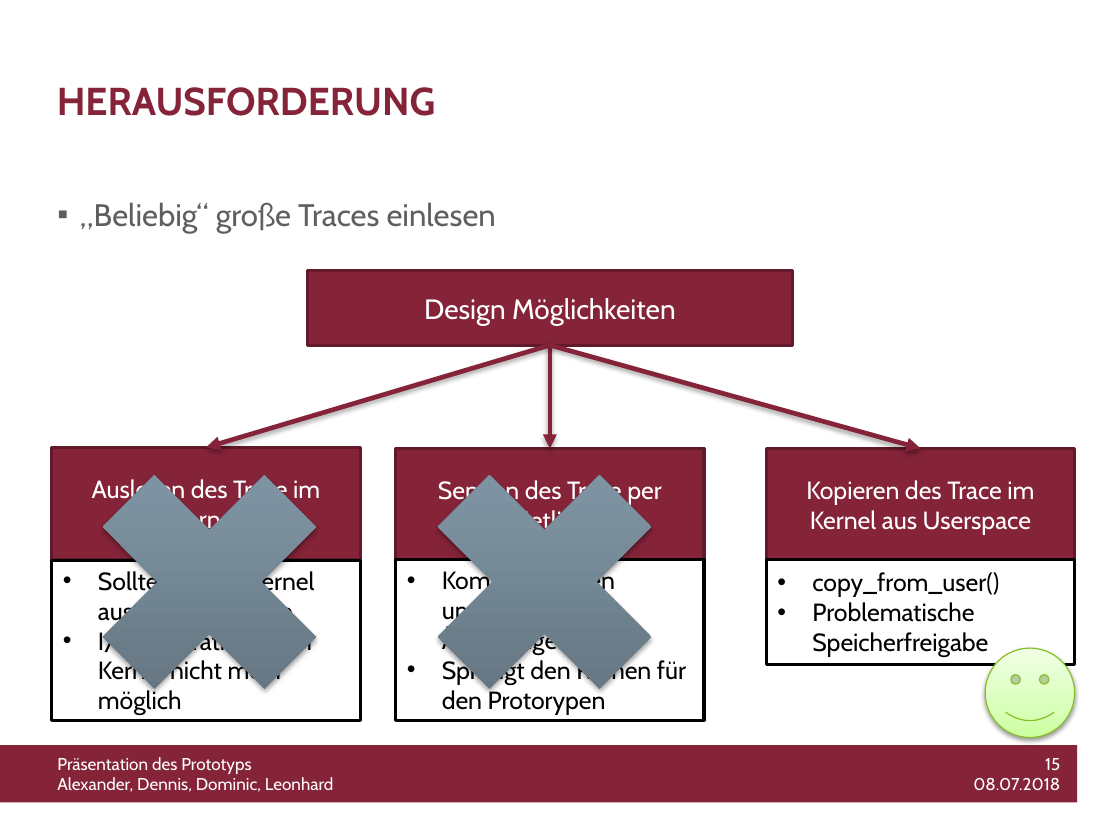
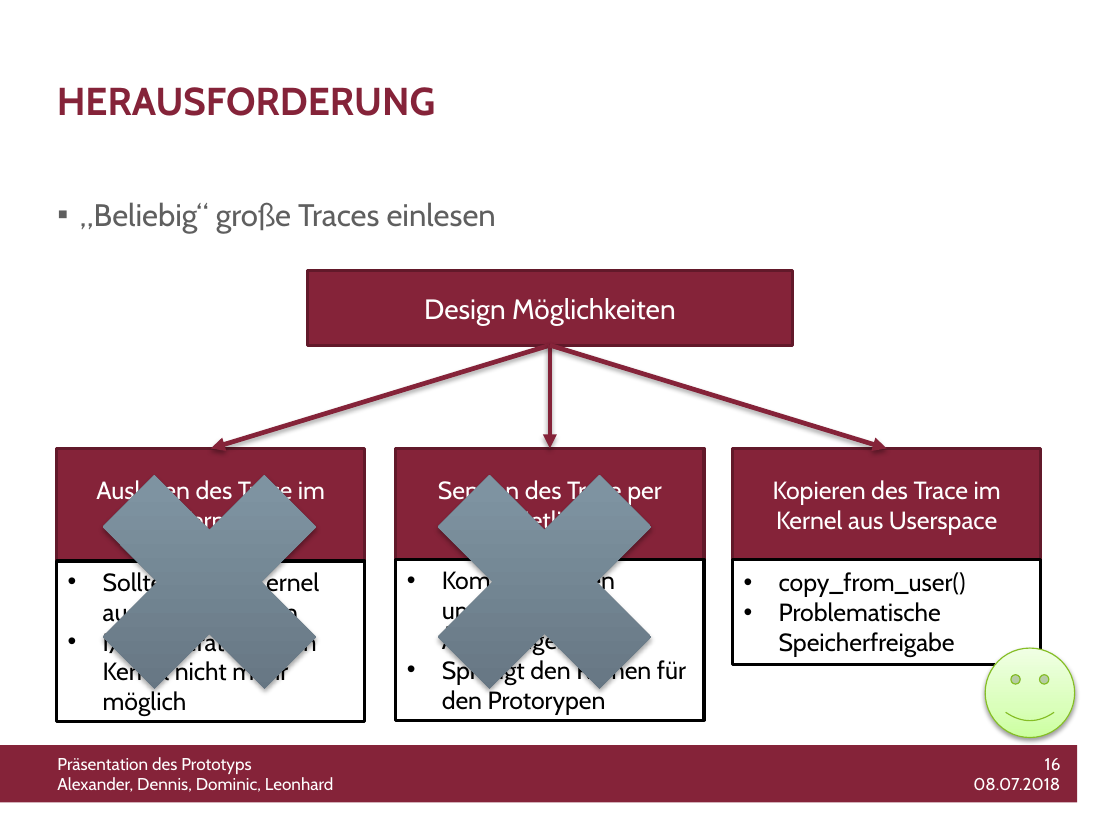
Before and after one commit to WiLEProjekt/Prototyp, a slide deck: slide 16 of Prototyp_Präsentation.pptx (slide 15 before the commit). Drawn at 1120x840 pixels with LibreOffice and Linux fonts; fonts in the diff are those of the drawing; background and template pictures are left out. Boxes give left, top, right and bottom in pixels: in the first picture for what was removed or moved away, otherwise in the second. Text is boxed around its words. In the diff, an @@ line names an element or a change of style, - is before the commit and + after.

```diff
--- a/Prototyp_Präsentation.pptx
+++ b/Prototyp_Präsentation.pptx
@@ arrow moved from (550, 345) - (206, 448) to (550, 345) - (211, 448) @@
@@ arrow moved from (550, 345) - (921, 448) to (550, 345) - (887, 448) @@
@@ rectangle "Auslesen des Trace im Kernel": place and size @@
-rectangle "Auslesen des Trace im Kernel" at [52,448,360,560]
+rectangle "Auslesen des Trace im Kernel" at [57,448,365,560]
@@ rectangle "Kopieren des Trace im Kernel ...": place and size @@
-rectangle "Kopieren des Trace im Kernel ..." at [766,448,1074,560]
+rectangle "Kopieren des Trace im Kernel ..." at [732,448,1040,560]
@@ rectangle "Sollten nie im Kernel ausgeführt ...": place and size @@
-rectangle "Sollten nie im Kernel ausgeführt ..." at [52,560,360,720]
+rectangle "Sollten nie im Kernel ausgeführt ..." at [57,561,365,721]
@@ rectangle "copy_from_user()": place and size @@
-rectangle "copy_from_user()" at [766,559,1074,664]
+rectangle "copy_from_user()" at [732,559,1040,664]
@@ text at [973,758,1061,790]: text changed @@
-15
-08.07.2018
+16
+08.07.2018
```
Also in this commit, not shown: 1 other slide changed, 1 slide added.
